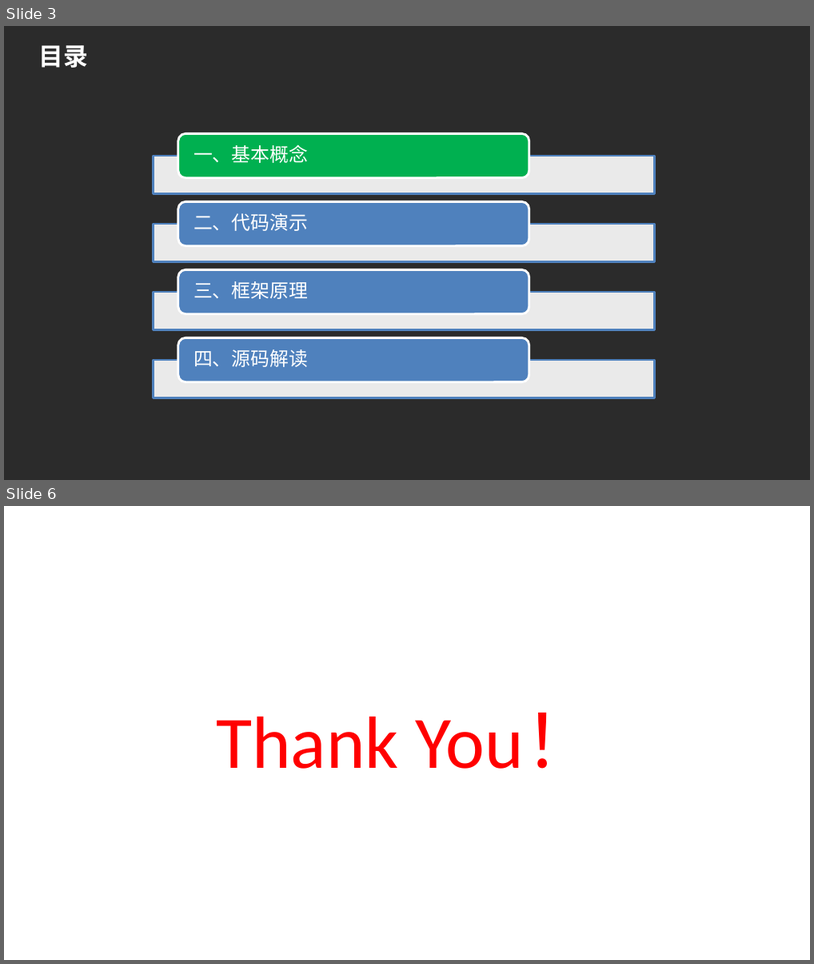
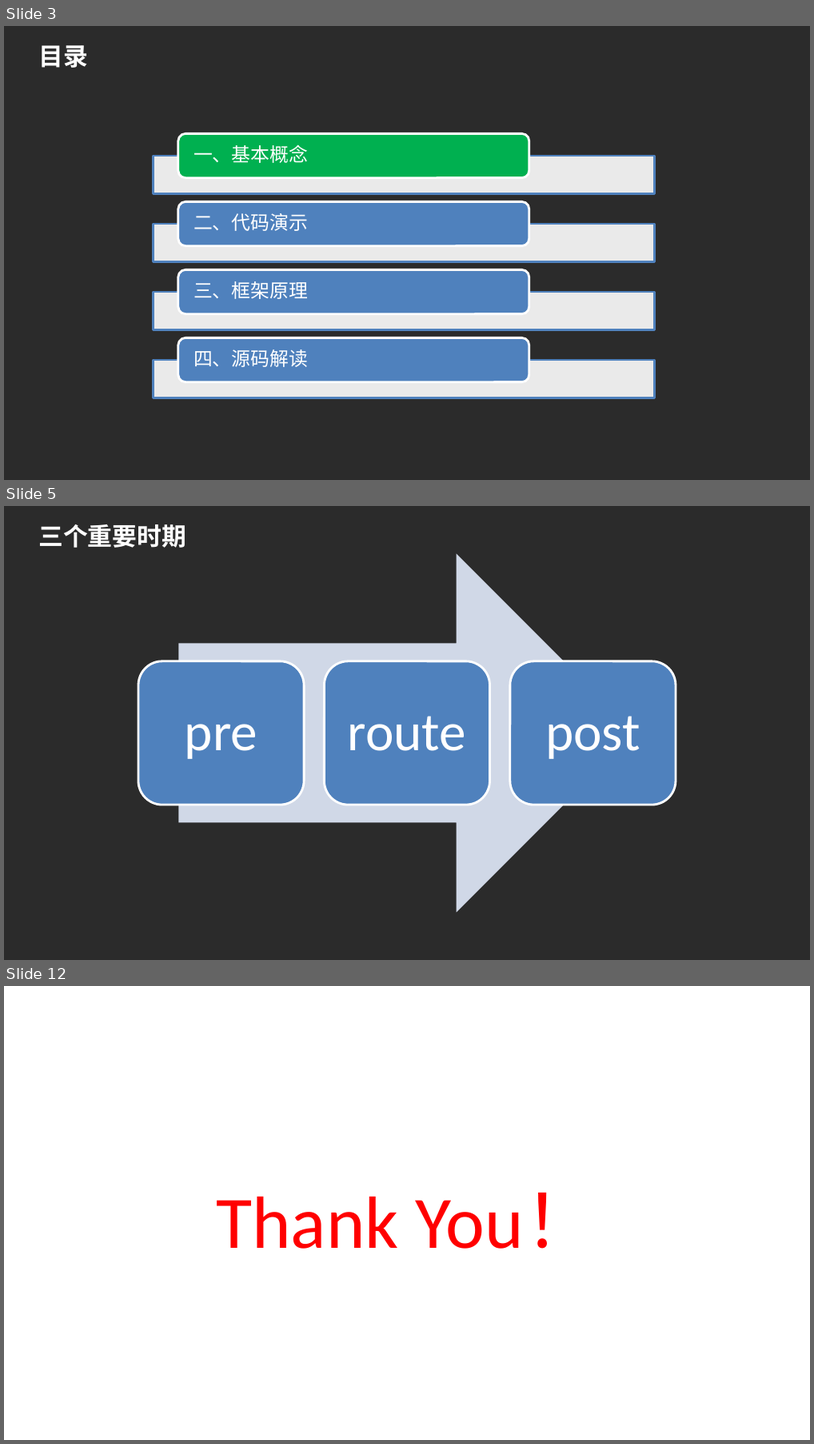
Before and after one commit to hlniceguy/spring-cloud-demo, a slide deck: doc/Spring Cloud Zuul.pptx. Shown one above the other, each under a label of ours: slides 3 and 6 before the commit, slides 3, 5 and 12 after it; the slides between them are not shown. The pictures are 814x964 and 814x1444 pixels, drawn with LibreOffice and Linux fonts; fonts in the diff are those of the drawing; background and template pictures are left out; a plain dark background stands for a picture behind light text. Boxes give left, top, right and bottom in pixels: in the first picture for what was removed or moved away, otherwise in the second. Text is boxed around its words. In the diff, an @@ line names an element or a change of style, - is before the commit and + after.

```diff
--- a/doc/Spring Cloud Zuul.pptx
+++ b/doc/Spring Cloud Zuul.pptx
@@ slide 5 added at (x1=4, y1=506, x2=810, y2=960), background picture (left out) @@
@@ title added at (x1=38, y1=524, x2=186, y2=548), 22 pt, text #FFFFFF, bold @@
+三个重要时期
@@ group added at (x1=138, y1=553, x2=676, y2=912): 3 rounded rectangles, 3 texts, 1 right arrow @@
+pre
+route
+post
@@ what was slide 6 is now slide 12 @@
```
Also in this commit, not shown: 1 slide changed, 6 other slides added, 1 slide removed, 7 other files.
